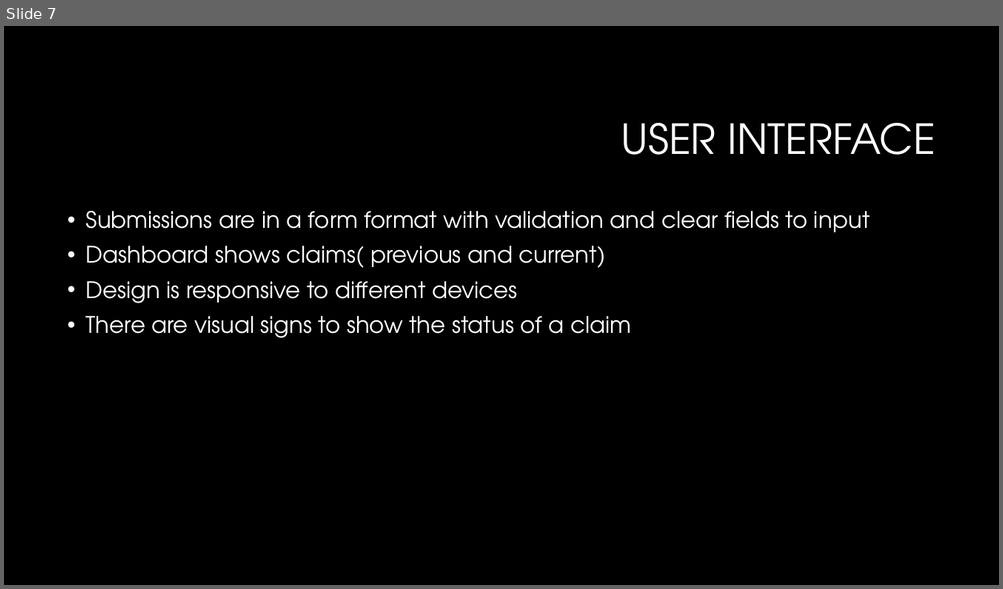
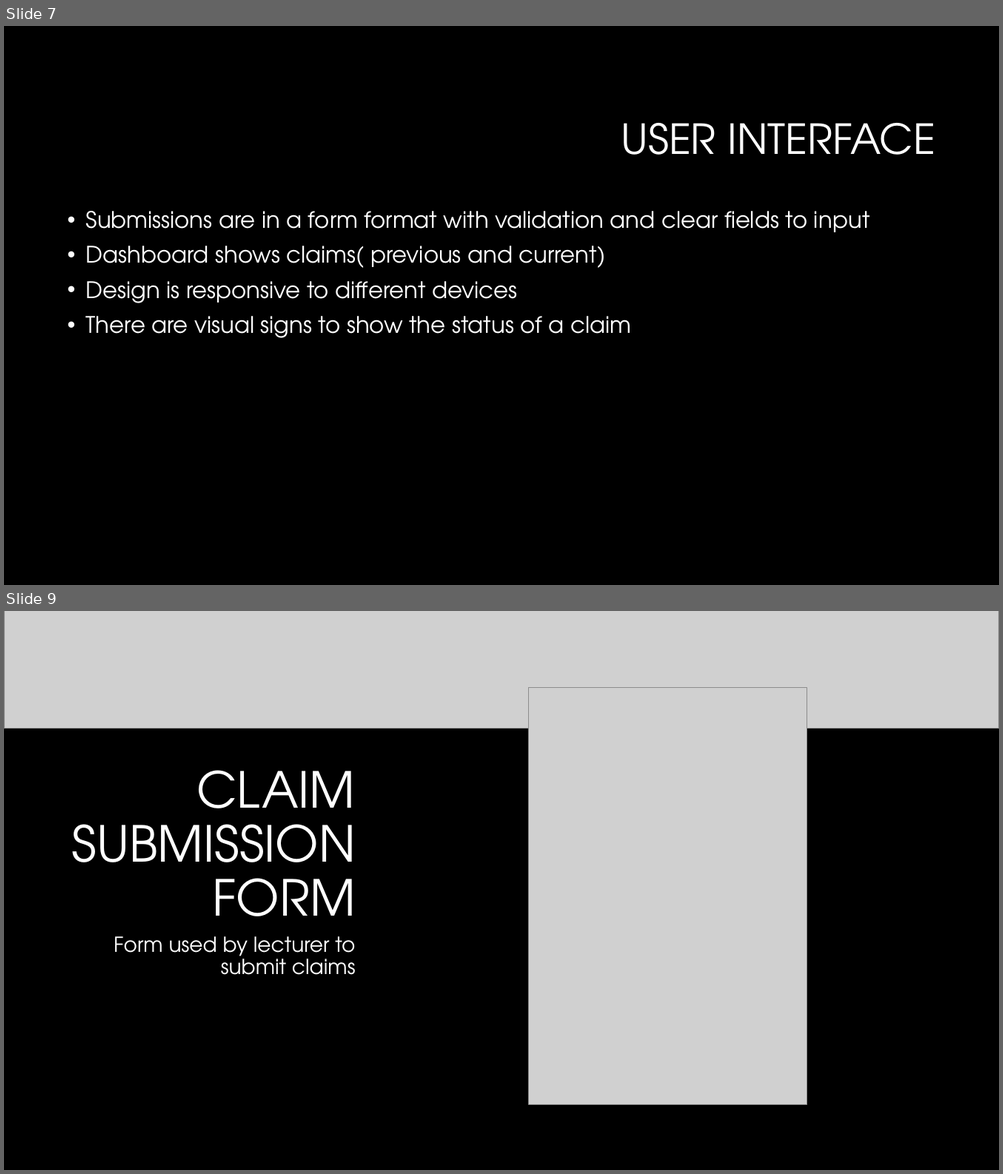
Before and after one commit to Tumelo-Monese/ContractMonthlyClaimSystem, a slide deck: ST10448312_POE.pptx. Shown one above the other, each under a label of ours: slide 7 before the commit, slides 7 and 9 after it; the slides between them are not shown. The pictures are 1003x589 and 1003x1174 pixels, drawn with LibreOffice and Linux fonts; fonts in the diff are those of the drawing; grey boxes stand for pictures; background and template pictures are left out. Boxes give left, top, right and bottom in pixels: in the first picture for what was removed or moved away, otherwise in the second. Text is boxed around its words. In the diff, an @@ line names an element or a change of style, - is before the commit and + after.

```diff
--- a/ST10448312_POE.pptx
+++ b/ST10448312_POE.pptx
@@ slide 9 added at box(4, 611, 999, 1170), background #000000 @@
@@ rectangle added at box(4, 611, 999, 1170), fill #000000 @@
@@ picture added at box(4, 611, 999, 729) @@
@@ picture added at box(529, 688, 807, 1105) @@
@@ title added at box(72, 770, 356, 939), 48 pt, text #FFFFFF @@
+CLAIM SUBMISSION FORM
@@ text added at box(114, 937, 356, 975), 20 pt, text #FFFFFF @@
+Form used by lecturer to submit claims
@@ picture added at box(4, 968, 999, 1170) @@
```
Also in this commit, not shown: 2 other slides added, 7 other files.
